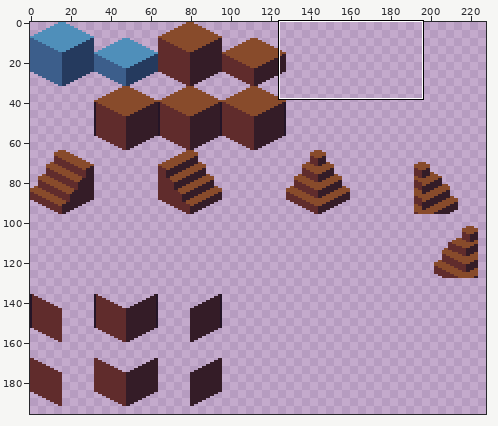
Pixel-art file, stored at game-off-2025-waves/tiles/tiles.aseprite. Above: a wide view before the commit, with the close-up outlined.
Close-up. Before the edit:
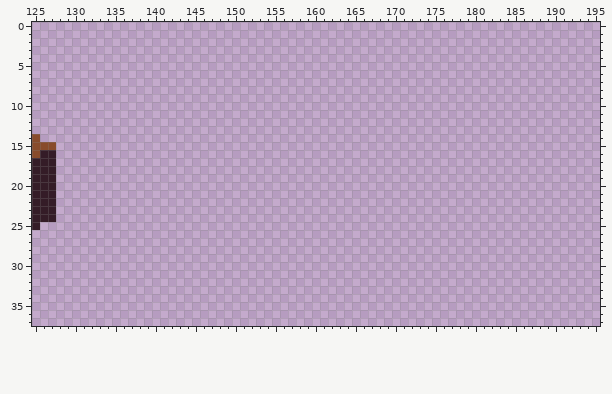
360x360 pixels, 1 frame. Shown: x 125..195, y 0..37. The wide view leaves out empty margins.
Now the later version:
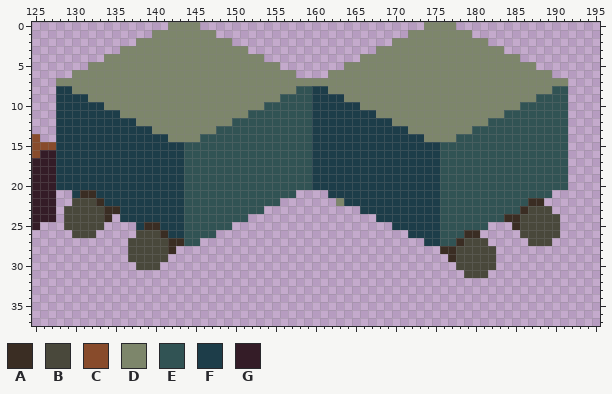
Palette (. is transparent): A #3a2d23  B #49483b  C #884b2b  D #7d866b  E #315354  F #1d3d49  G #341c27
The edit:
Changed rows in their new state; - is an unchanged pixel.
Layer "Layer 1":
first column x 128:
 0 --------------DDDD----------------------------DDDD--------------
 1 ------------DDDDDDDD------------------------DDDDDDDD------------
 2 ----------DDDDDDDDDDDD--------------------DDDDDDDDDDDD----------
 3 --------DDDDDDDDDDDDDDDD----------------DDDDDDDDDDDDDDDD--------
 4 ------DDDDDDDDDDDDDDDDDDDD------------DDDDDDDDDDDDDDDDDDDD------
 5 ----DDDDDDDDDDDDDDDDDDDDDDDD--------DDDDDDDDDDDDDDDDDDDDDDDD----
 6 --DDDDDDDDDDDDDDDDDDDDDDDDDDDD----DDDDDDDDDDDDDDDDDDDDDDDDDDDD--
 7 DDDDDDDDDDDDDDDDDDDDDDDDDDDDDDDDDDDDDDDDDDDDDDDDDDDDDDDDDDDDDDDD
 8 FFDDDDDDDDDDDDDDDDDDDDDDDDDDDDEEFFDDDDDDDDDDDDDDDDDDDDDDDDDDDDEE
 9 FFFFDDDDDDDDDDDDDDDDDDDDDDDDEEEEFFFFDDDDDDDDDDDDDDDDDDDDDDDDEEEE
10 FFFFFFDDDDDDDDDDDDDDDDDDDDEEEEEEFFFFFFDDDDDDDDDDDDDDDDDDDDEEEEEE
11 FFFFFFFFDDDDDDDDDDDDDDDDEEEEEEEEFFFFFFFFDDDDDDDDDDDDDDDDEEEEEEEE
12 FFFFFFFFFFDDDDDDDDDDDDEEEEEEEEEEFFFFFFFFFFDDDDDDDDDDDDEEEEEEEEEE
13 FFFFFFFFFFFFDDDDDDDDEEEEEEEEEEEEFFFFFFFFFFFFDDDDDDDDEEEEEEEEEEEE
14 FFFFFFFFFFFFFFDDDDEEEEEEEEEEEEEEFFFFFFFFFFFFFFDDDDEEEEEEEEEEEEEE
15 FFFFFFFFFFFFFFFFEEEEEEEEEEEEEEEEFFFFFFFFFFFFFFFFEEEEEEEEEEEEEEEE
16 FFFFFFFFFFFFFFFFEEEEEEEEEEEEEEEEFFFFFFFFFFFFFFFFEEEEEEEEEEEEEEEE
17 FFFFFFFFFFFFFFFFEEEEEEEEEEEEEEEEFFFFFFFFFFFFFFFFEEEEEEEEEEEEEEEE
18 FFFFFFFFFFFFFFFFEEEEEEEEEEEEEEEEFFFFFFFFFFFFFFFFEEEEEEEEEEEEEEEE
19 FFFFFFFFFFFFFFFFEEEEEEEEEEEEEEEEFFFFFFFFFFFFFFFFEEEEEEEEEEEEEEEE
20 FFFFFFFFFFFFFFFFEEEEEEEEEEEEEEEEFFFFFFFFFFFFFFFFEEEEEEEEEEEEEEEE
21 --FAAFFFFFFFFFFFEEEEEEEEEEEEEE----FFFFFFFFFFFFFFEEEEEEEEEEEEEE--
22 --BBBAFFFFFFFFFFEEEEEEEEEEEE-------DFFFFFFFFFFFFEEEEEEEEEEEAA---
23 -BBBBBAAFFFFFFFFEEEEEEEEEE------------FFFFFFFFFFEEEEEEEEEEABBB--
24 -BBBBBA-FFFFFFFFEEEEEEEE----------------FFFFFFFFEEEEEEEEAABBBBB-
25 -BBBBB----FAAFFFEEEEEE--------------------FFFFFFEEEEEE---ABBBBB-
26 --BBB-----BBBAFFEEEE------------------------FFFFEEEAA-----BBBBB-
27 ---------BBBBBAAEE----------------------------FFEEABBB-----BBB--
28 ---------BBBBBA---------------------------------AABBBBB---------
29 ---------BBBBB-----------------------------------ABBBBB---------
30 ----------BBB-------------------------------------BBBBB---------
31 ---------------------------------------------------BBB----------
